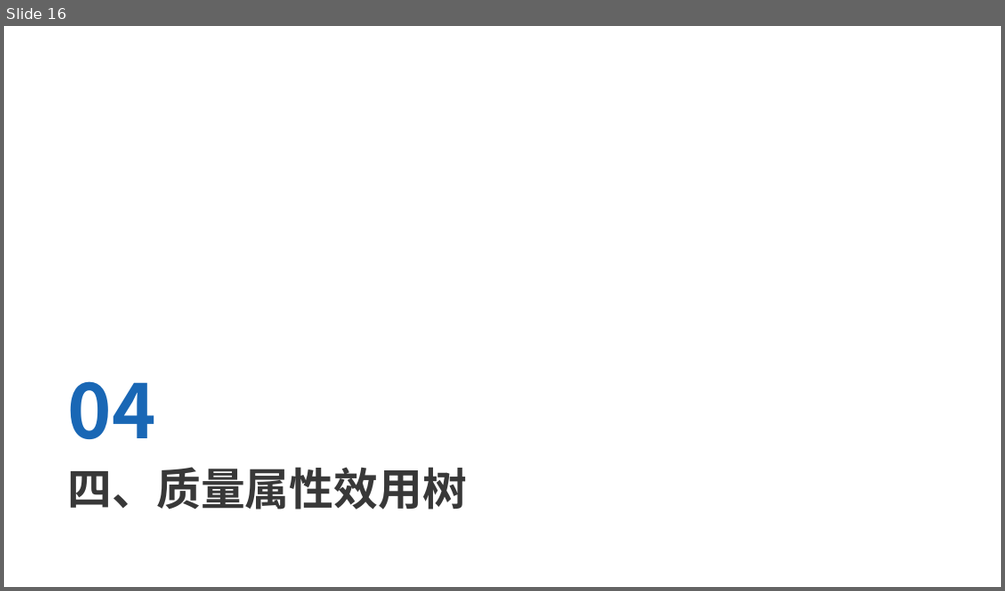
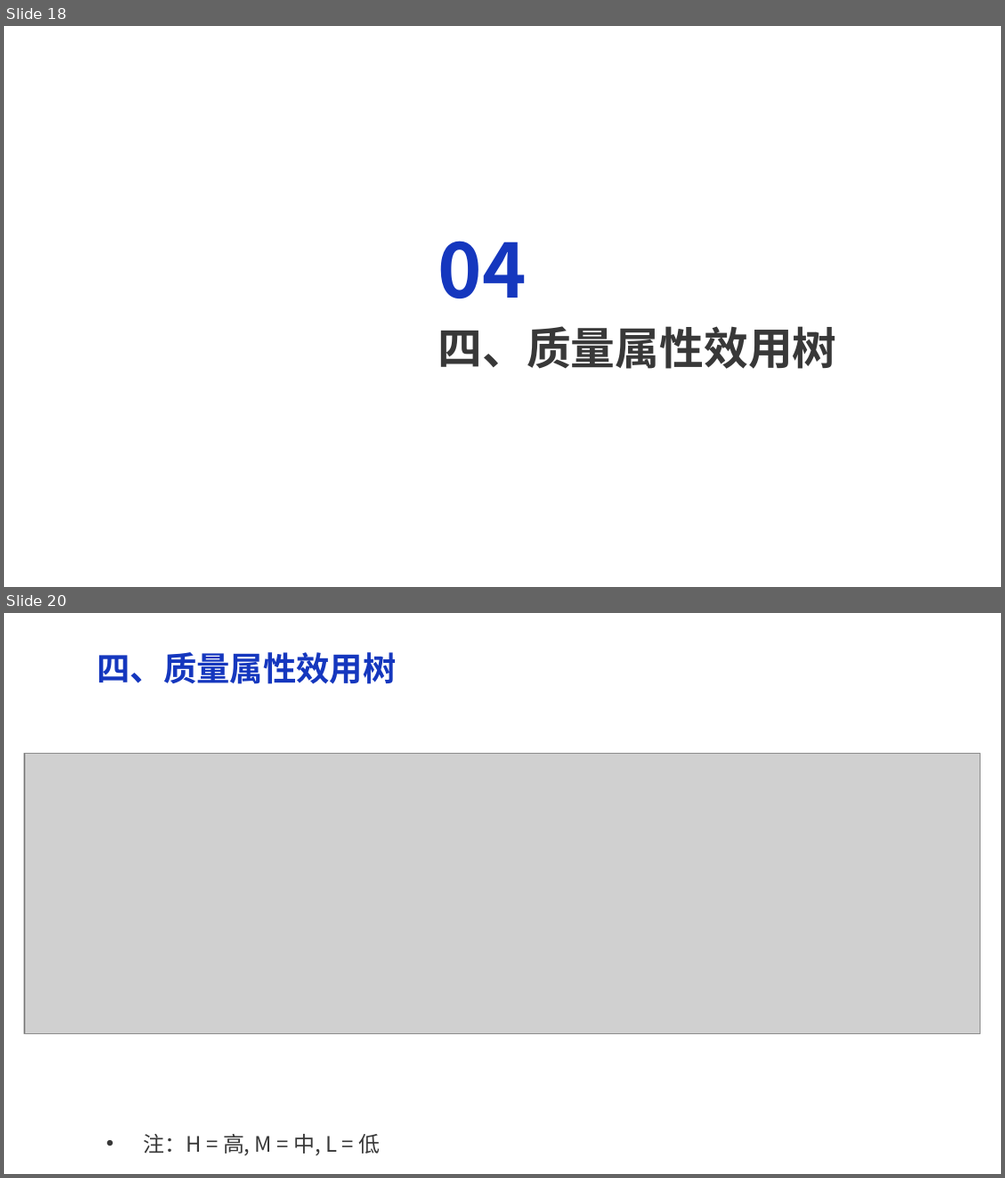
Before and after one commit to dekrt/SoftwareArchitecture, a slide deck: 架构评审-ArchitectureReview/架构评审-ArchitectureReview.pptx. Shown one above the other, each under a label of ours: slide 16 before the commit, slides 18 and 20 after it; the slides between them are not shown. The pictures are 1005x591 and 1005x1178 pixels, drawn with LibreOffice and Linux fonts; fonts in the diff are those of the drawing; grey boxes stand for pictures; background and template pictures are left out. Boxes give left, top, right and bottom in pixels: in the first picture for what was removed or moved away, otherwise in the second. Text is boxed around its words. In the diff, an @@ line names an element or a change of style, - is before the commit and + after.

```diff
--- a/架构评审-ArchitectureReview/架构评审-ArchitectureReview.pptx
+++ b/架构评审-ArchitectureReview/架构评审-ArchitectureReview.pptx
@@ slide 20 added at (4,613,1001,1174), background #FFFFFF @@
@@ text added at (97,652,396,684), 24 pt, text #1537BE, bold @@
+四、质量属性效用树
@@ picture added at (25,754,981,1034) @@
@@ text added at (144,1134,380,1155), 15.4 pt, text #383838 @@
+• 注：H = 高, M = 中, L = 低
@@ what was slide 16 is now slide 18 @@
@@ slide 18 changed as well @@
@@ text "04": place and size @@
-text "04" at (68,381,156,439)
+text "04" at (438,240,526,298)
@@ text "04" at (438,240,526,298): text colour #1967B5 to #1537BE @@
@@ text "四、质量属性效用树": place and size @@
-text "四、质量属性效用树" at (68,467,467,509)
+text "四、质量属性效用树" at (438,326,837,369)
```
Also in this commit, not shown: 25 other slides changed, 7 other slides added, 1 slide removed, 1 other file.
